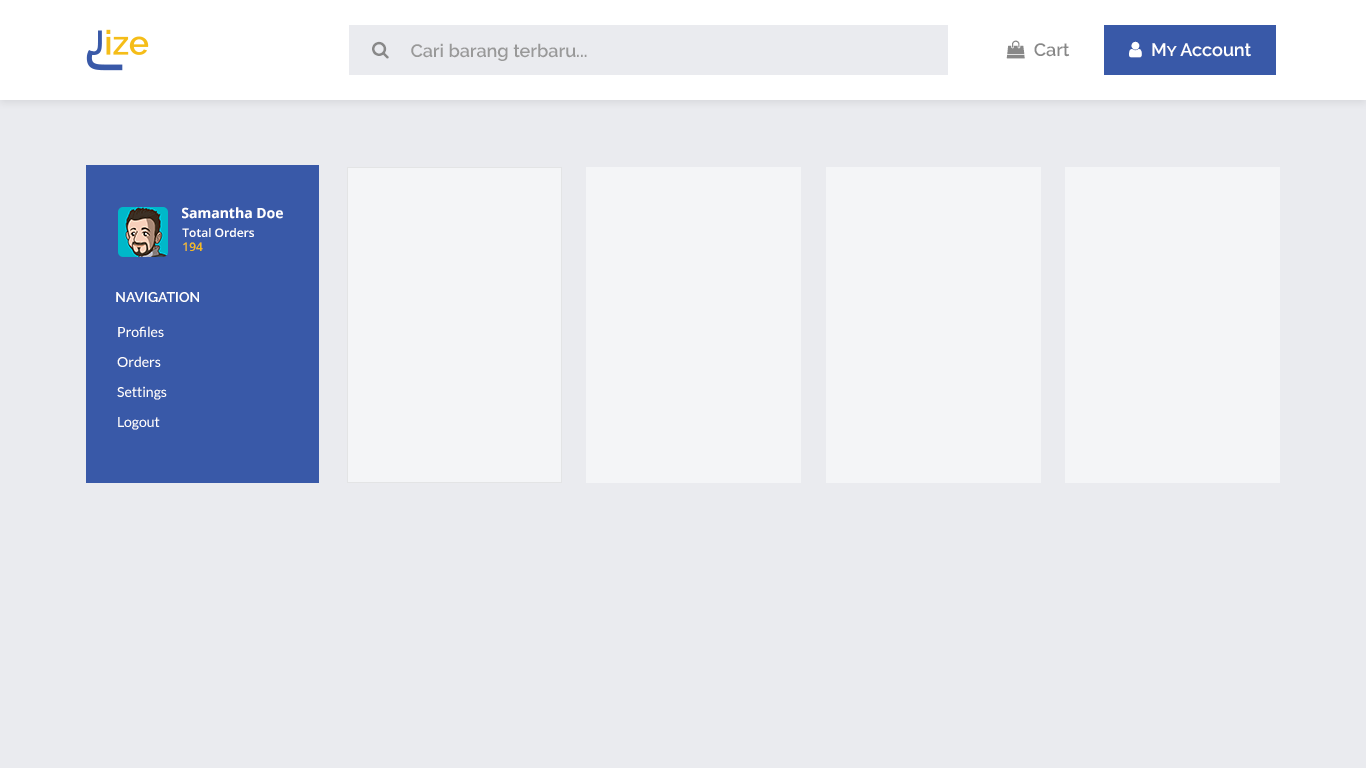
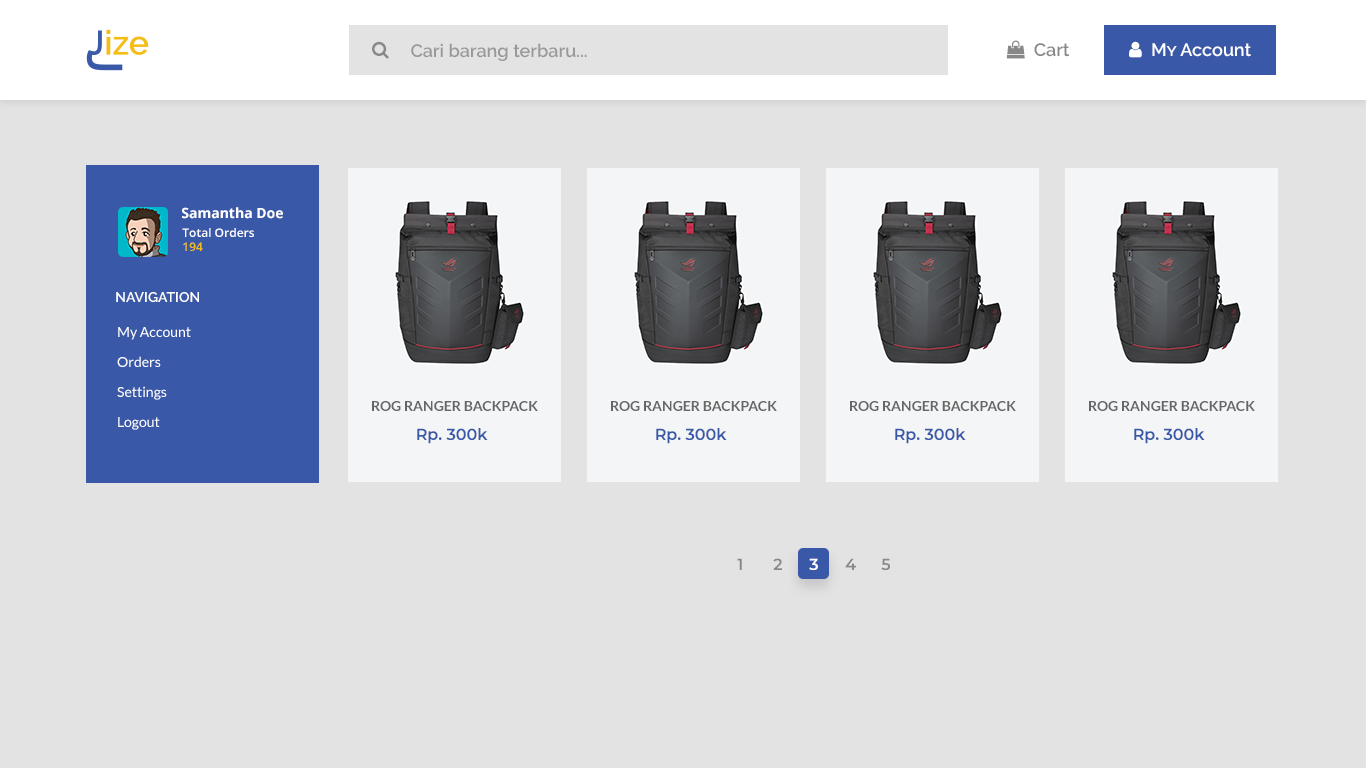
Layered file, before and after one edit (1366px x 768px). Changes by layer:
hid "Rectangle 4 copy 3" over [1065,167,1280,483]
hid "Rectangle 4 copy 2" over [826,167,1041,483]
hid "Rectangle 4 copy" over [586,167,801,483]
added group "pagination" with 2 layers in group "Artboard 1" over [737,548,890,579]
added layer "1 2 3 4 5" in group "pagination" over [737,558,890,571]
added group "product_1" (1st of 3, in "Artboard 1") with 8 layers in group "Artboard 1" over [1061,167,1292,483]
added layer "KB032AS_167893_750x750" (1st of 4, in "Artboard 1" › "product_1") in group "product_1" over [1061,167,1292,398]
added layer "Rectangle 4" (1st of 4, in "Artboard 1" › "product_1") in group "product_1" over [1064,167,1279,483]
added group "product_1_active" with 8 layers in group "Artboard 1" over [822,167,1053,483]
added layer "KB032AS_167893_750x750" (2nd of 4, in "Artboard 1" › "product_1_active") in group "product_1_active" over [822,167,1053,398]
added layer "Rectangle 4" (2nd of 4, in "Artboard 1" › "product_1_active") in group "product_1_active" over [825,167,1040,483]
added group "product_1" (2nd of 3, in "Artboard 1") with 8 layers in group "Artboard 1" over [583,167,814,483]
added layer "KB032AS_167893_750x750" (3rd of 4, in "Artboard 1" › "product_1") in group "product_1" over [583,167,814,398]
added layer "Rectangle 4" (3rd of 4, in "Artboard 1" › "product_1") in group "product_1" over [586,167,801,483]
added group "product_1" (3rd of 3, in "Artboard 1") with 8 layers in group "Artboard 1" over [344,167,575,483]
added layer "KB032AS_167893_750x750" (4th of 4, in "Artboard 1" › "product_1") in group "product_1" over [344,167,575,398]
moved "Rectangle 4" (4th of 4, in "Artboard 1" › "product_1") into group "product_1" over [372,200,538,444]
painted on "Rounded Rectangle 1" over [349,25,948,75]
painted on "bg" (2nd of 2, in "Artboard 1") over [0,25,1366,768]
…and 15 more changes (13 added, 1 painted, 1 renamed, 1 stack)
